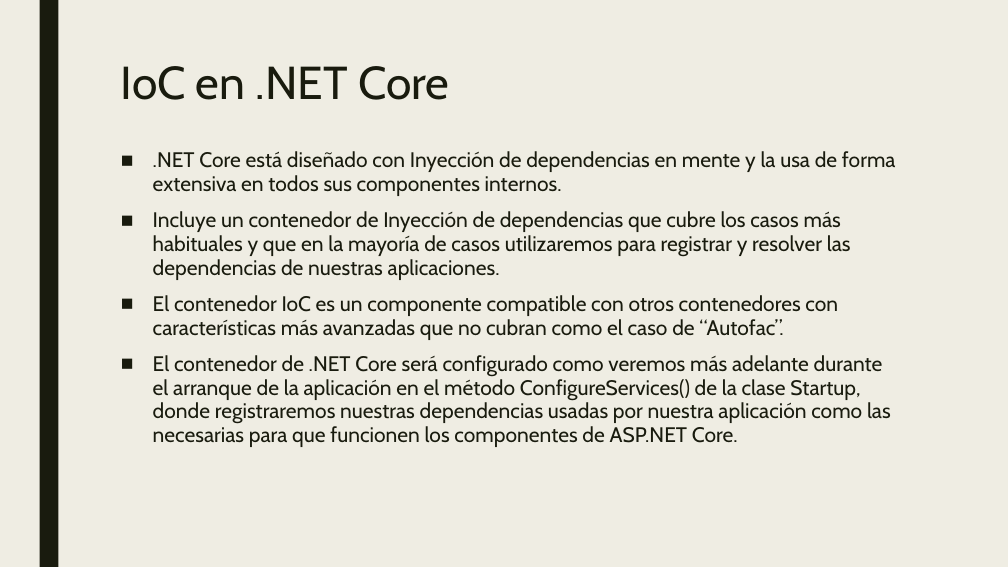
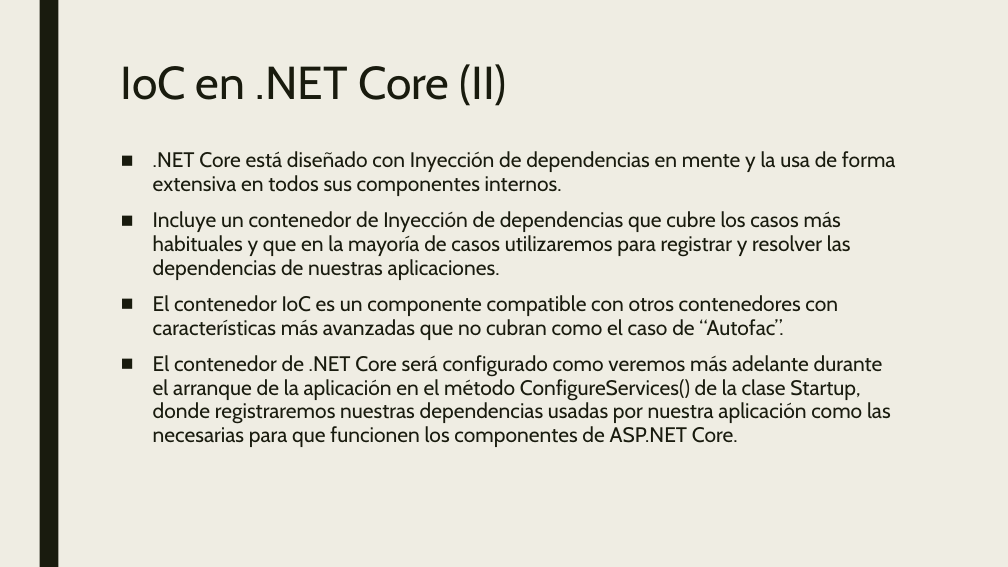
Before and after one commit to dadjh85/Demo1-Curso-.NetCore3.1, a slide deck: slide 8 of doc/Demo1- Curso .NET Core.pptx. Drawn at 1008x567 pixels with LibreOffice and Linux fonts; fonts in the diff are those of the drawing. Boxes give left, top, right and bottom in pixels: in the first picture for what was removed or moved away, otherwise in the second. Text is boxed around its words. In the diff, an @@ line names an element or a change of style, - is before the commit and + after.

Commit message:
* Added lifetime of IoC .NET Core

```diff
--- a/doc/Demo1- Curso .NET Core.pptx
+++ b/doc/Demo1- Curso .NET Core.pptx
@@ title at <box>121,64,507,106</box>: text changed @@
-IoC en .NET Core
+IoC en .NET Core (II)
```
Also in this commit, not shown: 2 other slides changed, 2 slides added, 7 other files.
